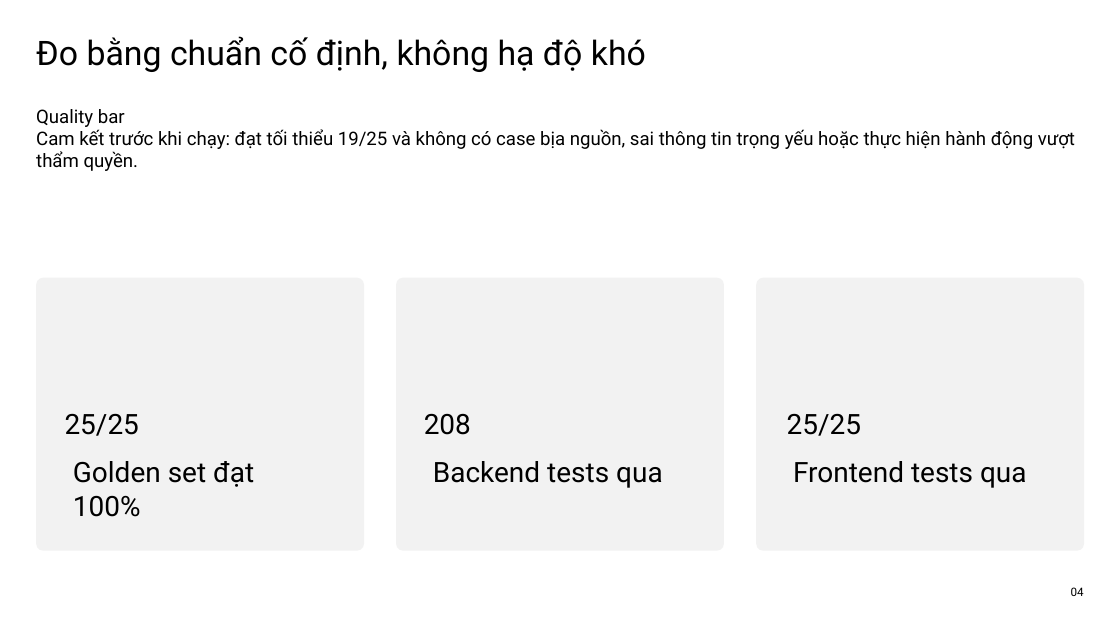
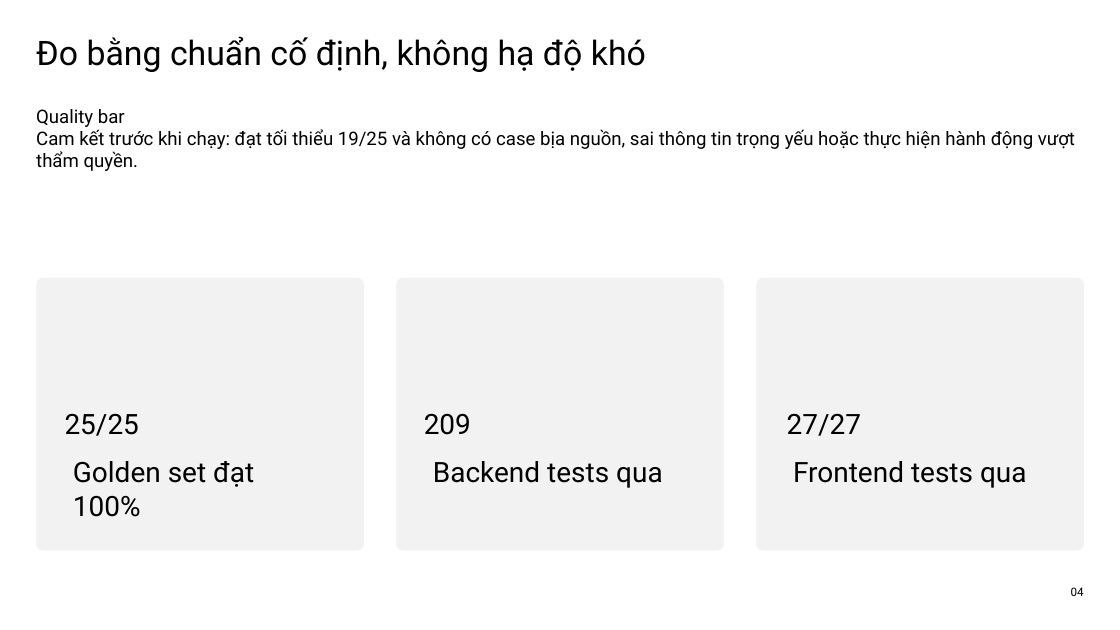
Before and after one commit to VinUni-AI20k/Batch03-K4-AI-Product-Hackathon, a slide deck: slide 4 of codebase/reference/demo-slides-source.pptx. Drawn at 1120x630 pixels with LibreOffice and Linux fonts; fonts in the diff are those of the drawing. Boxes give left, top, right and bottom in pixels: in the first picture for what was removed or moved away, otherwise in the second. Text is boxed around its words. In the diff, an @@ line names an element or a change of style, - is before the commit and + after.

```diff
--- a/codebase/reference/demo-slides-source.pptx
+++ b/codebase/reference/demo-slides-source.pptx
@@ text at (424,414,471,435): text changed @@
-208
+209
@@ text at (787,414,861,436): text changed @@
-25/25
+27/27
```
Also in this commit, not shown: 12 other files.
